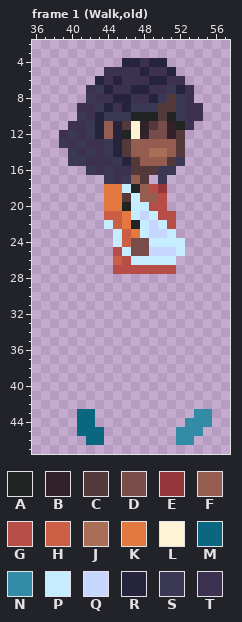
Pixel-art file, stored at JRs Hope Hospital/Picture/master_banch2.ase. Above: the version before the commit.
64x96 pixels, 8 frames. Shown: frame 1 (Walk,old): x 36..57, y 2..47. The old version is drawn lined up with the new one, on the new canvas. The commit also changed other frames or places, which this record leaves out.
Visible layers, top first: "top", "hair", "buttocks", "hip", "rightfoot)", "left(foot)".
Palette (. is transparent): A #222323  B #31222a  C #53393a  D #784c49  E #94363a  F #945d4f  G #b64d46  H #cd5e46  J #a96d58  K #e37840  L #fff3d6  M #0b667f  N #328ca7  P #c6ecff  Q #c7d6ff  R #26233d  S #3b3855  T #3c3151
Pixels before, frame 1 (Walk,old), first column x 39:
 4 .......RRTRR.....
 5 .....TTTTRTTR....
 6 ....RTRTTTRRTT...
 7 ...TSRTTRRTTSRT..
 8 ...STTRRTTRSCST..
 9 ..TTSRTRSSSCCSTT.
10 ..STRSSSAAACASTT.
11 .TTSRFRCLBCDBAT..
12 TSTSRFRALBDDBC...
13 STSTTSRCFFFFFC...
14 .STSTSRCFFJJFC...
15 .SSTTTSRCFFFCS...
16 ...STSTTCCCSS....
17 .....STSFC.S.....
18 .....KKPAFGE.....
19 .....KKCPFFG.....
20 .....KKAPPGG.....
21 .....HHKPQPGG....
22 .....PHKAPQPG....
23 ......PHKPQQP....
24 ......PHDDPPPP...
25 ......GPDDQQQP...
26 ......HGPPPPP....
27 ......GGGGGGG....
28 .................
29 .................
30 .................
31 .................
32 .................
33 .................
34 .................
35 .................
36 .................
37 .................
38 .................
39 .................
40 .................
41 .................
42 .................
43 ..MM...........NN
44 ..MM..........NNN
45 ..MMM........NNN.
46 ...MM........NN..
New version:
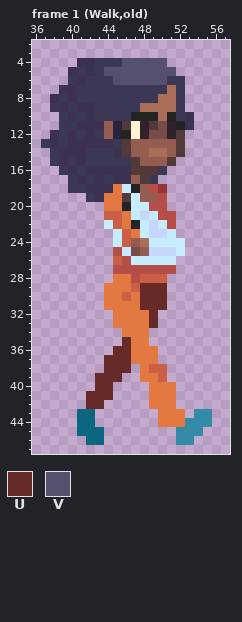
Colours new in this view: U #662b29  V #56506f
Change:
canvas 64x96 -> 128x96
Frame 1 (Walk,old):
y 4: x 41..50 .....RRTRR -> TTSSSVVVVV
y 5: x 40..51 ....TTTTRTTR -> TSTSVVVVVVVV
y 6: x 40..52 ...RTRTTTRRTT -> STSSSVVVVVVSS
y 7: x 39..42 ...T -> TTSS; x 44..53 RTTRRTTSRT -> SSSSSSSJS.
y 8: x 38..41 .... -> TSTS; x 43..51 TTRRTTRSC -> SSSSSSSJJ; x 53 T -> .
y 9: x 38..40 ... -> STS; x 44..46 RTR -> SSS; x 48..51 SSCC -> JJJJ; x 53..54 TT -> ..
y 10: x 39..40 .. -> ST; x 43 R -> S; x 50 C -> J; x 54 T -> .
y 11: x 39..40 .T -> SS; x 42..43 SR -> TT
y 12: x 38..43 .TSTSR -> TSTSTS
y 13: x 37..38 .. -> ST; x 41 S -> T; x 44..45 SR -> TS
y 14: x 38..40 ..S -> STT; x 43 T -> S; x 45 R -> T
y 15: x 38..39 .. -> ST; x 41..44 STTT -> TSSS; x 46 R -> S; x 52 S -> .
y 16: x 39..42 ...S -> STST; x 44 S -> T; x 51 S -> .
y 17: x 40..43 .... -> STST; x 46 S -> T; x 49..50 .S -> S.
y 18: x 40..44 ....K -> SSTTT
y 19: x 42..43 .. -> ST
y 24: x 47..48 DD -> FJ
y 25: x 48 D -> F
y 28: x 45..50 ...... -> KKGHHH
y 29: x 44..50 ....... -> KKKHUUU
y 30: x 44..50 ....... -> KKHKUUU
y 31: x 44..50 ....... -> KKKKUUU
y 32..33: x 45..49 ..... -> KKKKU
y 34: x 46..48 ... -> KKK
y 35: x 46..48 ... -> UKK
y 36: x 45..49 ..... -> UUKKK
y 37: x 44..49 ...... -> UUUKKK
y 38: x 44..46 ... -> UUU; x 48..50 ... -> KHH
y 39: x 43..45 ... -> UUU; x 48..50 ... -> KKH
y 40: x 43..44 .. -> UU; x 49..51 ... -> KKK
y 41: x 42..44 ... -> UUU; x 49..51 ... -> KKK
y 42: x 42..43 .. -> UU; x 49..51 ... -> KKK
y 43..44: x 50..52 ... -> KKK
